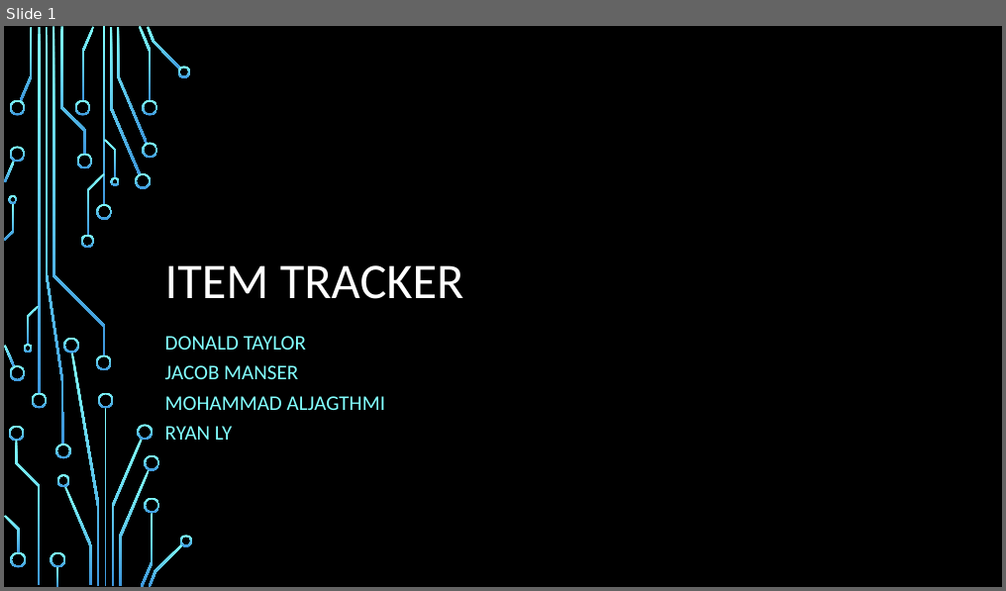
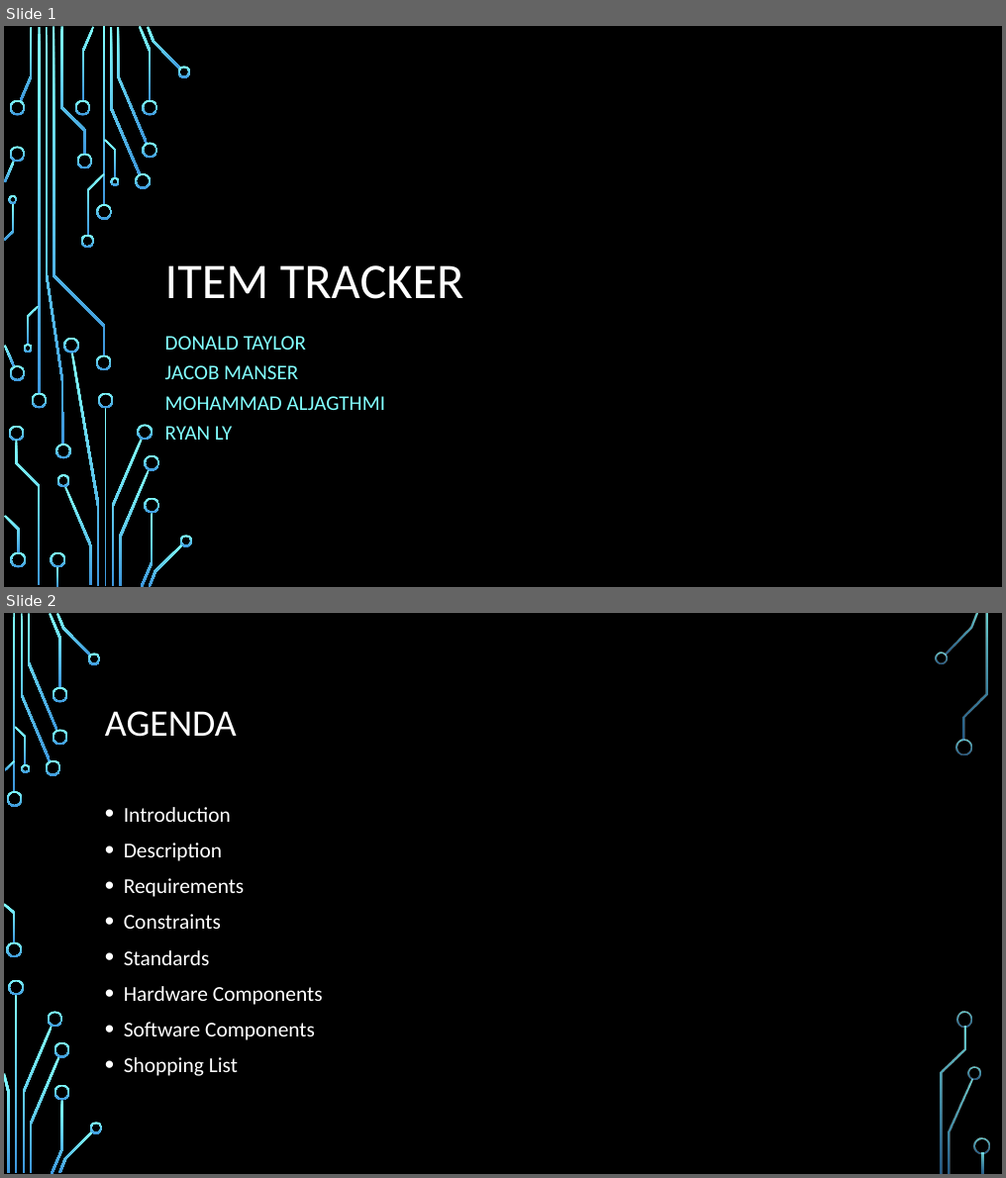
Before and after one commit to dontaylor6000/Group27_Tracker, a slide deck: Documentation/PDR.pptx. Shown one above the other, each under a label of ours: slide 1 before the commit, slides 1 and 2 after it. The pictures are 1006x591 and 1006x1178 pixels, drawn with LibreOffice and Linux fonts; fonts in the diff are those of the drawing; background and template pictures are left out. Boxes give left, top, right and bottom in pixels: in the first picture for what was removed or moved away, otherwise in the second. Text is boxed around its words. In the diff, an @@ line names an element or a change of style, - is before the commit and + after.

```diff
--- a/Documentation/PDR.pptx
+++ b/Documentation/PDR.pptx
@@ slide 2 added at box(4, 613, 1002, 1174), background picture (left out) @@
@@ title added at box(105, 711, 237, 737), 36 pt, text #FFFFFF @@
+AGENDA
@@ text added at box(124, 807, 323, 1076), 20.4 pt, text #FFFFFF @@
+• Introduction
+• Description
+• Requirements
+• Constraints
+• Standards
+• Hardware Components
+• Software Components
+• Shopping List
@@ group added at box(4, 613, 990, 1174): 33 freeform shapes, 3 rectangles @@
```
Also in this commit, not shown: 5 slides changed, 8 other slides added, 3 slides removed.
